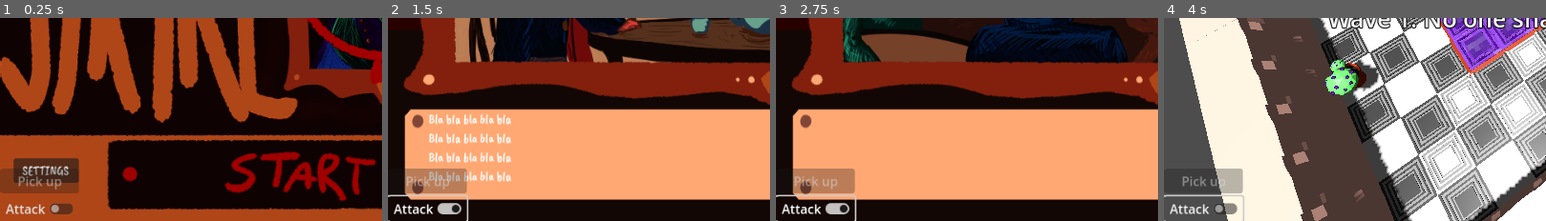
Above: before the commit, frames 1-4 (left to right).
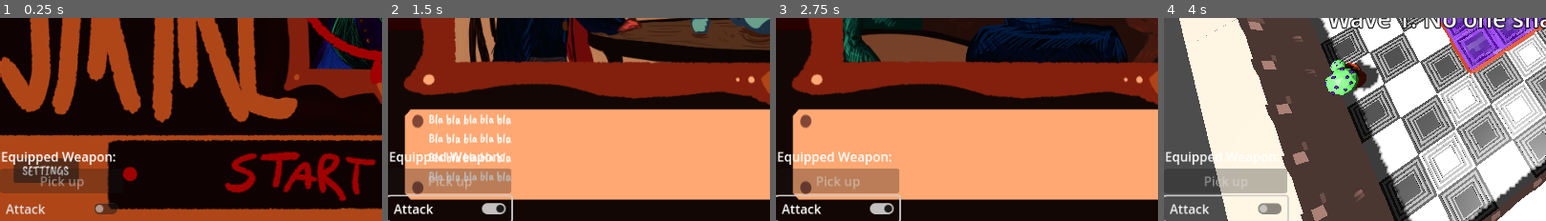
Above: after the commit, the same moments.

Repository: pinguinosod/gse_winterjam2024
Game: Godot game, scene res://main.tscn
The game is run twice, just before and just after one commit, with the same random seed, the same clock (stepped at 60 frames per second) and the same inputs.
Inputs (mouse positions are % of the whole screen's width and height, from its top left):
- Up to frame 1 (0.25 s): no input
- Up to frame 2 (1.5 s): click (51, 89) at 0.5 s; click "Attack" at 1.25 s
- Up to frame 3 (2.75 s): tap Enter (end_turn) at 2, 2.1 s; move the mouse to (72, 45) at 2.02 s; hold D (move_right) from 2.03 s (still down); click (72, 45) at 2.17 s
- Up to frame 4 (4 s): tap Space at 2.75 s; move the mouse to (30, 55) at 2.77 s; release D (move_right) at 2.78 s; hold S (move_down) 2.78-3.53 s; tap Enter (end_turn) at 2.85, 3.6 s; move the mouse to (60, 28) at 3.52 s; hold D (move_right) from 3.53 s (still down)
The pictures show only the part of the screen within x 0-50%, y 50-100%; the shares and areas given below are measured in that part.

The runs differ from the first frame. In frame 1, 2.8% of the frame differs, in the area x 0-31%, y 65-97%; in frame 2, 3.2%; in frame 3, 3.4%, in the area x 0-33%, y 65-100%; in frame 4, 2.9%.
Error in both runs: Invalid access to property or key 'enemyWaves' on a base object of type 'Nil'. (res://scripts/game_manager.gd:213)

Commit message:
enable weapon picking

Diff:
--- a/UI.tscn
+++ b/UI.tscn
@@ -140,6 +140,16 @@
 offset_right = 98.0
 grow_vertical = 0
 
+[node name="Equipment" type="HBoxContainer" parent="GridContainer"]
+layout_mode = 2
+
+[node name="Label" type="Label" parent="GridContainer/Equipment"]
+layout_mode = 2
+text = "Equipped Weapon: "
+
+[node name="LabelWeaponName" type="Label" parent="GridContainer/Equipment"]
+layout_mode = 2
+
 [node name="PickupItemButton" type="Button" parent="GridContainer"]
 layout_mode = 2
 disabled = true
@@ -166,3 +176,4 @@
 [connection signal="pressed" from="TextureRect_start/StartGame_button" to="." method="_on_start_game_button_pressed"]
 [connection signal="pressed" from="TextureRect_start/Button" to="." method="_on_button_pressed"]
 [connection signal="pressed" from="TextureRect_start/settings_menu" to="TextureRect_start/settings_menu" method="_on_pressed"]
+[connection signal="pressed" from="GridContainer/PickupItemButton" to="GridContainer/PickupItemButton" method="_on_pressed"]
--- a/pick_up_area.tscn
+++ b/pick_up_area.tscn
@@ -1,10 +1,13 @@
-[gd_scene load_steps=2 format=3 uid="uid://deq7m8qtvdguf"]
+[gd_scene load_steps=3 format=3 uid="uid://deq7m8qtvdguf"]
+
+[ext_resource type="Script" path="res://pick_up_weapon_properties.gd" id="1_uo21f"]
 
 [sub_resource type="BoxShape3D" id="BoxShape3D_wm3rb"]
 
 [node name="PickUpArea" type="Area3D"]
 collision_layer = 2
 collision_mask = 0
+script = ExtResource("1_uo21f")
 
 [node name="CollisionShape3D" type="CollisionShape3D" parent="."]
 transform = Transform3D(0.25, 0, 0, 0, 0.25, 0, 0, 0, 0.25, 0, 0.5, 0)
--- /dev/null
+++ b/pick_up_weapon_properties.gd
@@ -0,0 +1,6 @@
+class_name PickupWeaponProperties
+extends Area3D
+
+@export var durabilty: int = 10
+@export var movementCost: int = 1
+@export var weaponName: String = "Awesome Weapon"
--- a/pickup_item_button.gd
+++ b/pickup_item_button.gd
@@ -9,3 +9,7 @@
 # Called every frame. 'delta' is the elapsed time since the previous frame.
 func _process(delta: float) -> void:
 	pass
+
+
+func _on_pressed() -> void:
+	get_node("/root/main/Player").equipWeapon()
--- a/scripts/player.gd
+++ b/scripts/player.gd
@@ -10,9 +10,11 @@
 var currentHP = 5
 var perTurnAP = 15
 var currentAP = perTurnAP
-var currentWeapon = null
+var currentWeapon:EquippedWeapon = null
 
 var idle = true
+
+var itemColliding: PickupWeaponProperties = null
 
 func rotateTowardsDirection(direction: Vector2i):
 	var rotation_deg = rotation_degrees
@@ -78,11 +80,22 @@
 
 
 func _on_picking_up_items_area_area_entered(area: Area3D) -> void:
+	itemColliding = area
 	print("colliding with pickable item")
 	var pickupButton: Button = get_node("/root/main/UI/GridContainer/PickupItemButton")
 	pickupButton.disabled = false
 
 func _on_picking_up_items_area_area_exited(area: Area3D) -> void:
+	itemColliding = null
 	print("finished colliding")
 	var pickupButton: Button = get_node("/root/main/UI/GridContainer/PickupItemButton")
 	pickupButton.disabled = true
+
+func equipWeapon() -> void:
+	var newEquippedWeapon = EquippedWeapon.new()
+	newEquippedWeapon.maxDurability = itemColliding.durabilty
+	newEquippedWeapon.currentDurability = itemColliding.durabilty
+	newEquippedWeapon.movementCost = itemColliding.movementCost
+	currentWeapon = newEquippedWeapon
+	get_node("/root/main/UI/GridContainer/Equipment/LabelWeaponName").text = itemColliding.weaponName
+	itemColliding.get_parent().queue_free()
--- a/weapons.gd
+++ b/weapons.gd
@@ -1,8 +1,10 @@
-extends Node3D
+class_name EquippedWeapon
 
 # Common properties for all weapons
-const maxDurability: int = 25
+var maxDurability: int = 25
 var currentDurability: int = maxDurability
+var movementCost: int = 1
+
 
 # Perform an attack
 func attack() -> void:
@@ -11,7 +13,6 @@
 		currentDurability -= 1
 		print("Attack performed. Remaining durability: %d" % [currentDurability])
 		if currentDurability <= 0:
-			queue_free()  # Remove the weapon node
 			print("The weapon has broken.")
 	else:
 		print("The weapon can no longer be used.")
